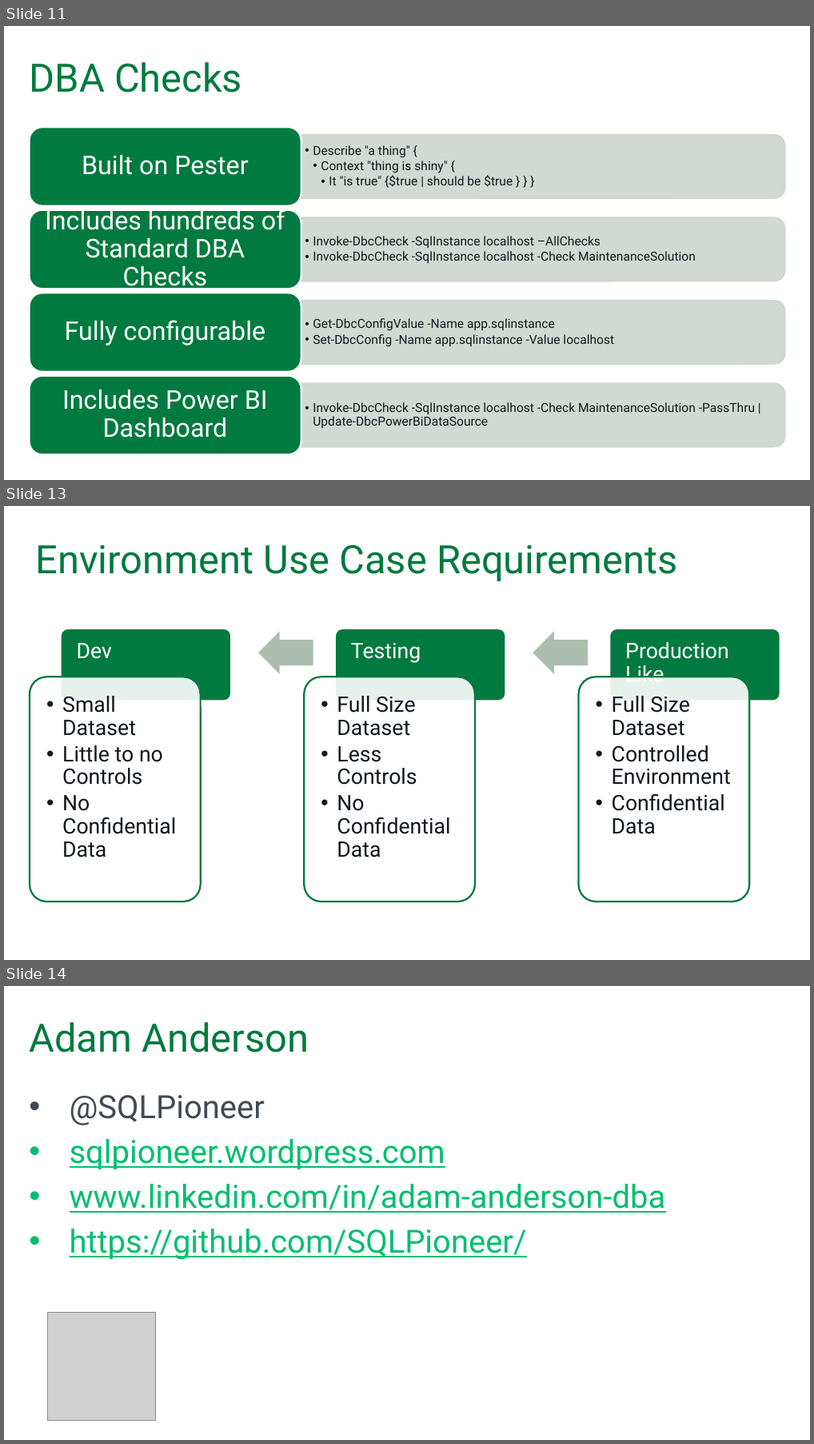
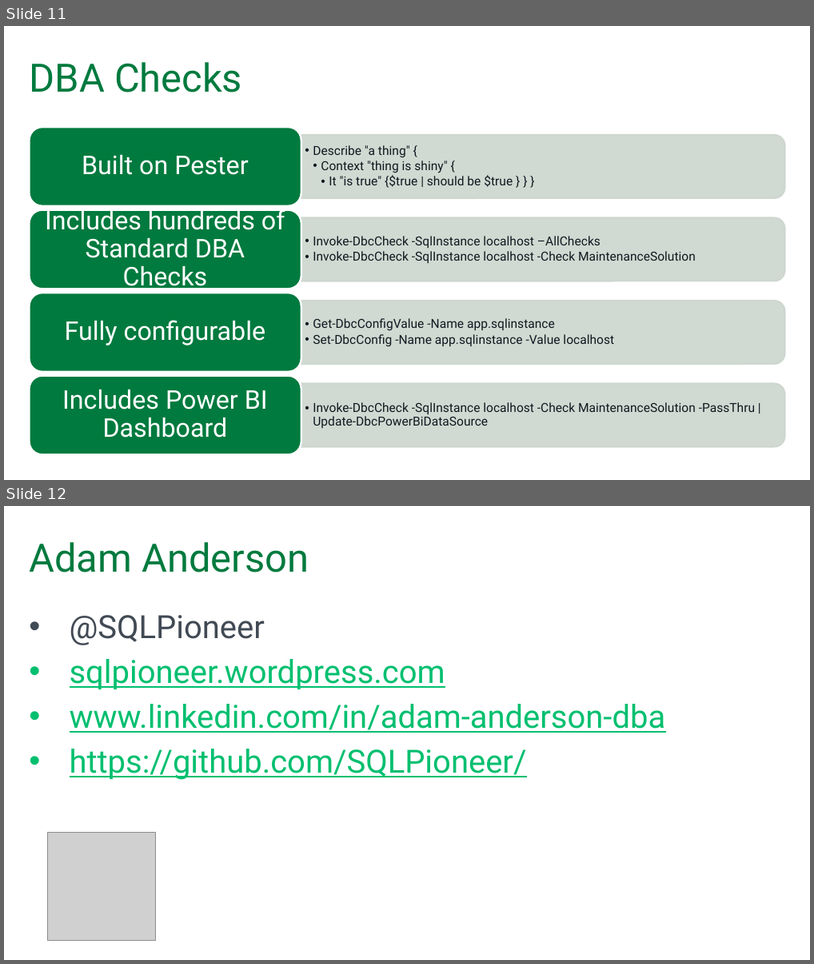
Before and after one commit to SQLPioneer/Presentations, a slide deck: TestingBasics/Database Testing.pptx. Shown one above the other, each under a label of ours: slides 11, 13 and 14 before the commit, slides 11 and 12 after it; the slides between them are not shown. The pictures are 814x1444 and 814x964 pixels, drawn with LibreOffice and Linux fonts; fonts in the diff are those of the drawing; grey boxes stand for pictures; background and template pictures are left out. Boxes give left, top, right and bottom in pixels: in the first picture for what was removed or moved away, otherwise in the second. Text is boxed around its words. In the diff, an @@ line names an element or a change of style, - is before the commit and + after.

Commit message:
Final Testing run modifications

```diff
--- a/TestingBasics/Database Testing.pptx
+++ b/TestingBasics/Database Testing.pptx
@@ slide 13 removed at box(4, 506, 810, 960), background #FFFFFF @@
@@ text removed at box(35, 544, 678, 581) @@
-Environment Use Case Requirements
@@ group removed at box(30, 628, 780, 901): 6 rounded rectangles, 6 texts, 2 right arrows @@
-Production Like
-  • Full Size Dataset
-  • Controlled Environment
-  • Confidential Data
-Testing
-  • Full Size Dataset
-  • Less Controls
-  • No Confidential Data
-Dev
-  • Small Dataset
-  • Little to no Controls
-  • No Confidential Data
@@ what was slide 14 is now slide 12 @@
```
Also in this commit, not shown: 1 other slide removed, 3 other files.
